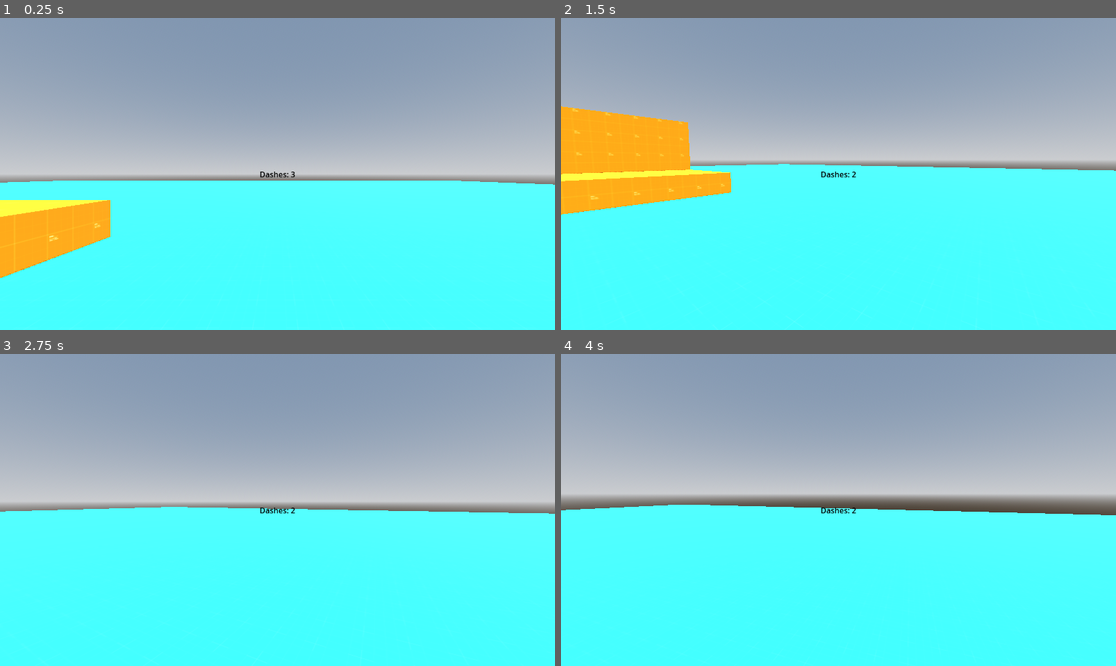
Above: before the commit, frames 1-4 (two rows, left to right).
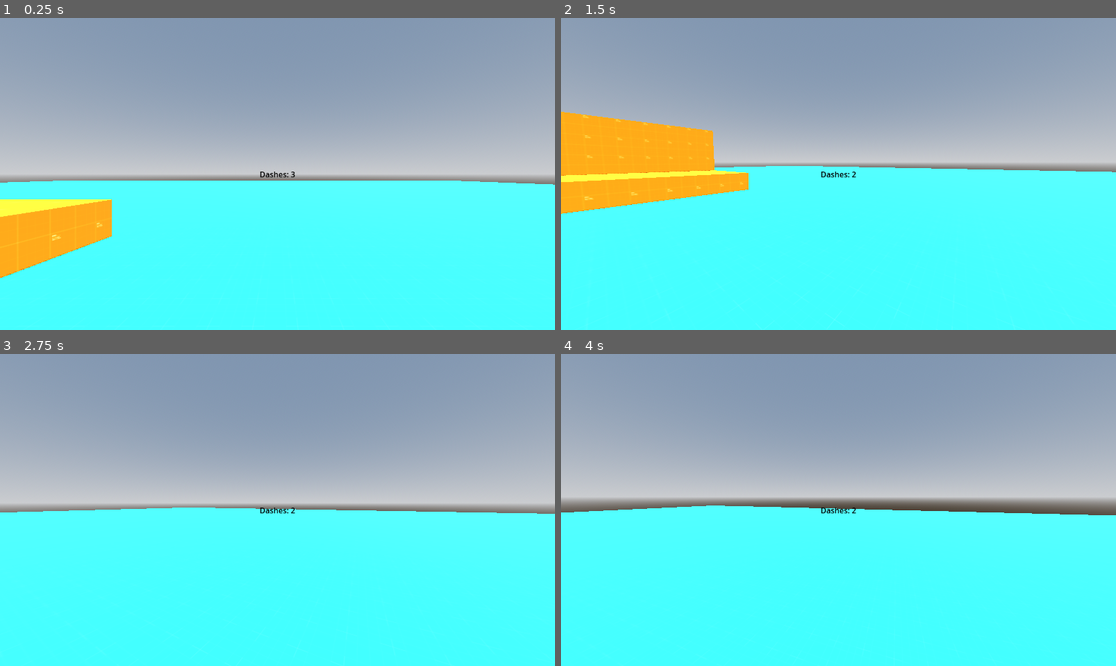
Above: after the commit, the same moments.

Repository: R1fty0/RetroShooter
Game: Godot game, scene res://scenes/main.tscn
The game is run twice, just before and just after one commit, with the same random seed, the same clock (stepped at 60 frames per second) and the same inputs.
Inputs (mouse positions are in pixels of both pictures, inside the frame that each line leads up to):
- Up to frame 1 (0.25 s): no input
- Up to frame 2 (1.5 s): tap Enter (ui_accept) at 0.5 s; move the mouse to (960, 158) at 0.52 s; hold D (right) 0.53-1.28 s; hold Q (dash) 0.53-1.28 s; click (960, 158) at 0.67 s; tap Space (jump) at 0.77 s; move the mouse to (810, 174) at 1.27 s; hold W (forward) from 1.28 s (still down); tap Q (dash) at 1.35 s
- Up to frame 3 (2.75 s): keep holding W (forward); tap Space (jump) at 1.52 s; move the mouse to (288, 503) at 2.02 s; hold Q (dash) from 2.03 s (still down)
- Up to frame 4 (4 s): keep holding W (forward); move the mouse to (832, 516) at 2.77 s; release Q (dash) at 2.78 s; tap Q (dash) at 2.85 s; click (832, 516) at 2.92 s; tap Space (jump) at 3.02, 3.77 s; move the mouse to (877, 513) at 3.52 s; hold Q (dash) from 3.53 s (still down)

The runs differ from the first frame. In frame 1, 0.1% of the frame differs, in the area x 0-21%, y 58-84%; in frame 2, 2.7%, in the area x 0-100%, y 28-97%; in frame 3, 0.2%; in frame 4, 2.3%.

Commit message:
add: camera fov changing based on player velocity

Diff:
--- a/scenes/player/player.gd
+++ b/scenes/player/player.gd
@@ -1,8 +1,12 @@
 extends CharacterBody3D
 class_name Player
 
-const AIR_DEACCEL = 3.0
-const GROUND_DEACCEL = 8.0
+
+## TODO:
+## - change max speed used for camera fov effects
+
+const AIR_DEACCEL: float = 3.0
+const GROUND_DEACCEL: float = 8.0
 
 ## Can we move around?
 @export var can_move : bool = true
@@ -24,10 +28,14 @@
 @export var sprint_speed : float = 10.0
 ## How fast do we freefly?
 
+## Camera headbobbing.
 @export var bob_freq: float = 2.0
 @export var bob_amp: float = 0.08
 var current_bob_time: float = 0.0
 
+## Camera fov.
+const BASE_FOV: float = 75.0
+const FOV_CHANGE: float = 1.5
 
 var mouse_captured : bool = false
 var look_rotation : Vector2
@@ -78,10 +86,15 @@
 		velocity.z = lerp(velocity.z, move_dir.z * move_speed, delta * AIR_DEACCEL)
 
 
-	# Camera headbobbing
+	# Camera headbobbing.
 	current_bob_time += delta * velocity.length() * float(is_on_floor())
 	camera.transform.origin = _get_camera_next_headbob_pos(current_bob_time)
 	move_and_slide()
+
+	# Camera fov changes.
+	var velocity_clamped = clamp(velocity.length(), 0.5, move_speed * 2)
+	var target_fov = BASE_FOV + FOV_CHANGE * velocity_clamped
+	camera.fov = lerp(camera.fov, target_fov, delta * 8.0)
 
 func _get_camera_next_headbob_pos(bob_time):
 	var pos = Vector3.ZERO
